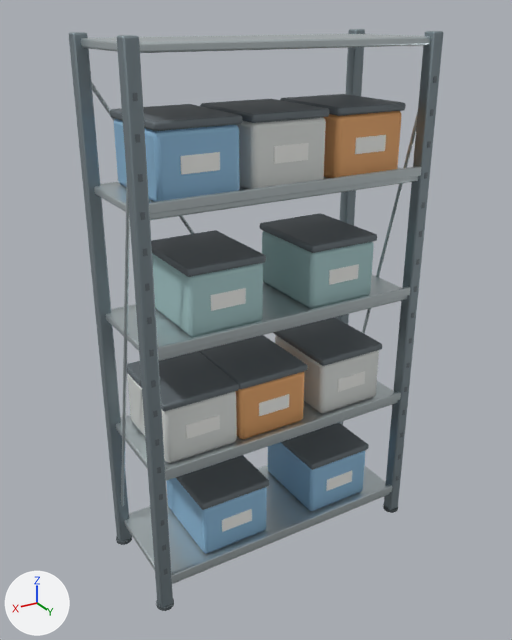
Two versions of the glTF model assets/equipment/mars_habitat_furnishings_v1/models/open_shelving.glb, one commit apart.
Both versions are drawn from a 50 mm camera at (1.184, 1.932, 1.845) aimed at (0.023, -0.003, 0.878). The axes (+X, +Y, +Z) are drawn at lower left. The lights are the same throughout. The older version comes first. Vertices at exactly the same position are counted once.

The first picture shows 'cross_braces_alloy', 'shelf_lips_alloy', 'shelves_alloy', 'storage_tubs_cool_blue', 'storage_tubs_orange', 'storage_tubs_teal_soft', 'storage_tubs_warm_panel', 'tub_labels_white_painted', 'tub_lids_graphite', 'upright_slots_graphite', 'uprights_dark_alloy' and 1 more.
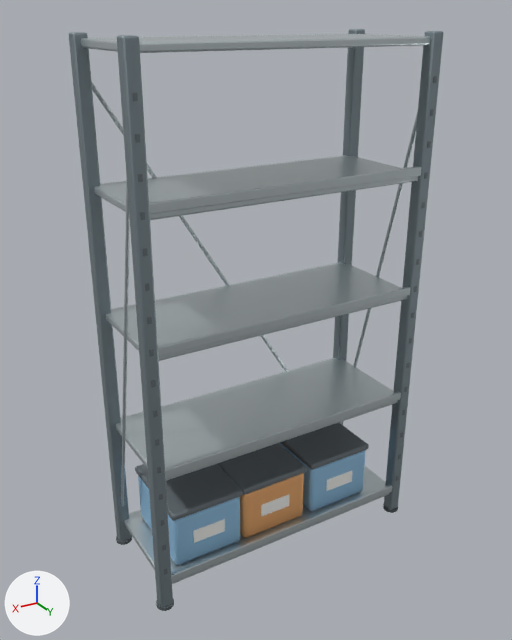
The edits, one by one:
me_storage_tubs_cool_blue is used by ob_storage_tubs_cool_blue; location (0.0, 0.0, 0.0).
me_storage_tubs_cool_blue had 288 vertices, 564 faces and spanned x -0.38..0.43, y -0.16..0.16, z 0.105..1.565.
me_storage_tubs_cool_blue now has 192 vertices, 376 faces and spans x -0.38..0.44, y -0.16..0.16, z 0.105..0.305.
me_storage_tubs_cool_blue part 1: the loose piece of 96 vertices spanning x 0.17..0.43, y -0.16..0.16, z 1.365..1.565 is deleted.
Part 2, on me_storage_tubs_cool_blue:
96 vertices in x 0.07..0.33, y -0.16..0.16, z 0.105..0.305 move by (0.11, 0.0, 0.0).
me_storage_tubs_orange is used by ob_storage_tubs_orange; location (0.0, 0.0, 0.0).
me_storage_tubs_orange had 192 vertices, 376 faces and spanned x -0.43..0.18, y -0.16..0.16, z 0.525..1.565.
me_storage_tubs_orange now has 96 vertices, 188 faces and spans x -0.09..0.17, y -0.16..0.16, z 0.105..0.305.
me_storage_tubs_orange part 3: the loose piece of 96 vertices spanning x -0.08..0.18, y -0.16..0.16, z 0.525..0.725 is moved by (-0.01, 0.0, -0.42).
me_storage_tubs_orange part 4: the loose piece of 96 vertices spanning x -0.43..-0.17, y -0.16..0.16, z 1.365..1.565 is deleted.
me_tub_labels_white_painted is used by ob_tub_labels_white_painted; location (0.0, 0.0, 0.0).
Verts and faces of me_tub_labels_white_painted; kept vertices keep their numbers, new ones are numbered from 80.
Before the commit, vertices of me_tub_labels_white_painted: 8 (0.14, 0.16, 0.185) at pixel (251, 519), 9 (0.14, 0.16, 0.235) at pixel (251, 508), 10 (0.14, 0.163, 0.185) at pixel (251, 520), 11 (0.14, 0.163, 0.235) at pixel (251, 509), 12 (0.26, 0.16, 0.185) at pixel (221, 531).
Before the commit, vertices of me_tub_labels_white_painted: 13 (0.26, 0.16, 0.235) at pixel (221, 519), 14 (0.26, 0.163, 0.185) at pixel (222, 531), 15 (0.26, 0.163, 0.235) at pixel (222, 520).
me_tub_labels_white_painted had 80 vertices, 120 faces and spanned x -0.36..0.38, y 0.16..0.163, z 0.185..1.495.
me_tub_labels_white_painted now has 24 vertices, 36 faces and spans x -0.31..0.37, y 0.16..0.163, z 0.185..0.235.
me_tub_labels_white_painted part 5: the loose piece of 8 vertices spanning x 0.26..0.38, y 0.16..0.163, z 0.605..0.655 is moved by (-0.01, 0.0, -0.42).
me_tub_labels_white_painted part 6: 7 loose pieces with 56 vertices, spanning x -0.36..0.36, y 0.16..0.163, z 0.605..1.495, are deleted.
Part 7, on me_tub_labels_white_painted:
Vertices 8 to 15 move by (-0.16, 0.0, 0.0).
me_tub_lids_graphite is used by ob_tub_lids_graphite; location (0.0, 0.0, 0.0).
me_tub_lids_graphite had 960 vertices, 1880 faces and spanned x -0.435..0.455, y -0.165..0.165, z 0.305..1.59.
me_tub_lids_graphite now has 288 vertices, 564 faces and spans x -0.385..0.445, y -0.165..0.165, z 0.305..0.33.
me_tub_lids_graphite part 8: the loose piece of 96 vertices spanning x 0.185..0.455, y -0.165..0.165, z 0.725..0.75 is moved by (-0.01, 0.0, -0.42).
me_tub_lids_graphite part 9: 7 loose pieces with 672 vertices, spanning x -0.435..0.435, y -0.165..0.165, z 0.725..1.59, are deleted.
me_tub_lids_graphite part 10: 96 vertices moved from x 0.065..0.335, y -0.165..0.165, z 0.305..0.33 to x -0.095..0.175, y -0.165..0.165, z 0.305..0.33.
Object 'storage_tubs_teal_soft' (ob_storage_tubs_teal_soft) is deleted.
Object 'storage_tubs_warm_panel' (ob_storage_tubs_warm_panel) is deleted.

Location of each change, [x1, y1, x2, y2] in pixels of the pictures (512 x 640 px; the box of a moved part takes in the faces that stretch with it):
'tub_lids_graphite', reshaped
    before: [110, 94, 406, 510]
    after: [135, 423, 369, 521]
'storage_tubs_cool_blue', reshaped
    before: [114, 119, 365, 554]
    after: [138, 442, 365, 565]
'storage_tubs_warm_panel', deleted
    before: [127, 117, 379, 463]
'storage_tubs_teal_soft', deleted (cyan)
    before: [152, 231, 374, 337]
'storage_tubs_orange', reshaped
    before: [235, 111, 402, 439]
    after: [240, 473, 304, 538]
'tub_labels_white_painted', reshaped (23% narrower, 81% shorter)
    before: [180, 135, 386, 532]
    after: [193, 470, 352, 543]
part 1 of me_storage_tubs_cool_blue, deleted (blue)
    before: [114, 119, 240, 202]
part 2 of me_storage_tubs_cool_blue, moved or reshaped
    before: [166, 478, 267, 554]
    after: [138, 476, 240, 565]
part 3 of me_storage_tubs_orange, moved or reshaped
    before: [235, 372, 305, 439]
    after: [240, 473, 304, 538]
part 4 of me_storage_tubs_orange, deleted (orange)
    before: [323, 111, 402, 178]
part 5 of me_tub_labels_white_painted, moved or reshaped
    before: [186, 415, 220, 439]
    after: [193, 519, 225, 543]
part 6 of me_tub_labels_white_painted, deleted
    before: [180, 135, 386, 416]
part 7 of me_tub_labels_white_painted, moved or reshaped
    before: [222, 509, 252, 532]
    after: [261, 494, 290, 517]
part 8 of me_tub_lids_graphite, moved or reshaped
    before: [127, 351, 239, 411]
    after: [135, 464, 243, 521]
part 9 of me_tub_lids_graphite, deleted
    before: [110, 94, 406, 389]
part 10 of me_tub_lids_graphite, moved or reshaped
    before: [176, 455, 269, 510]
    after: [217, 443, 307, 495]
